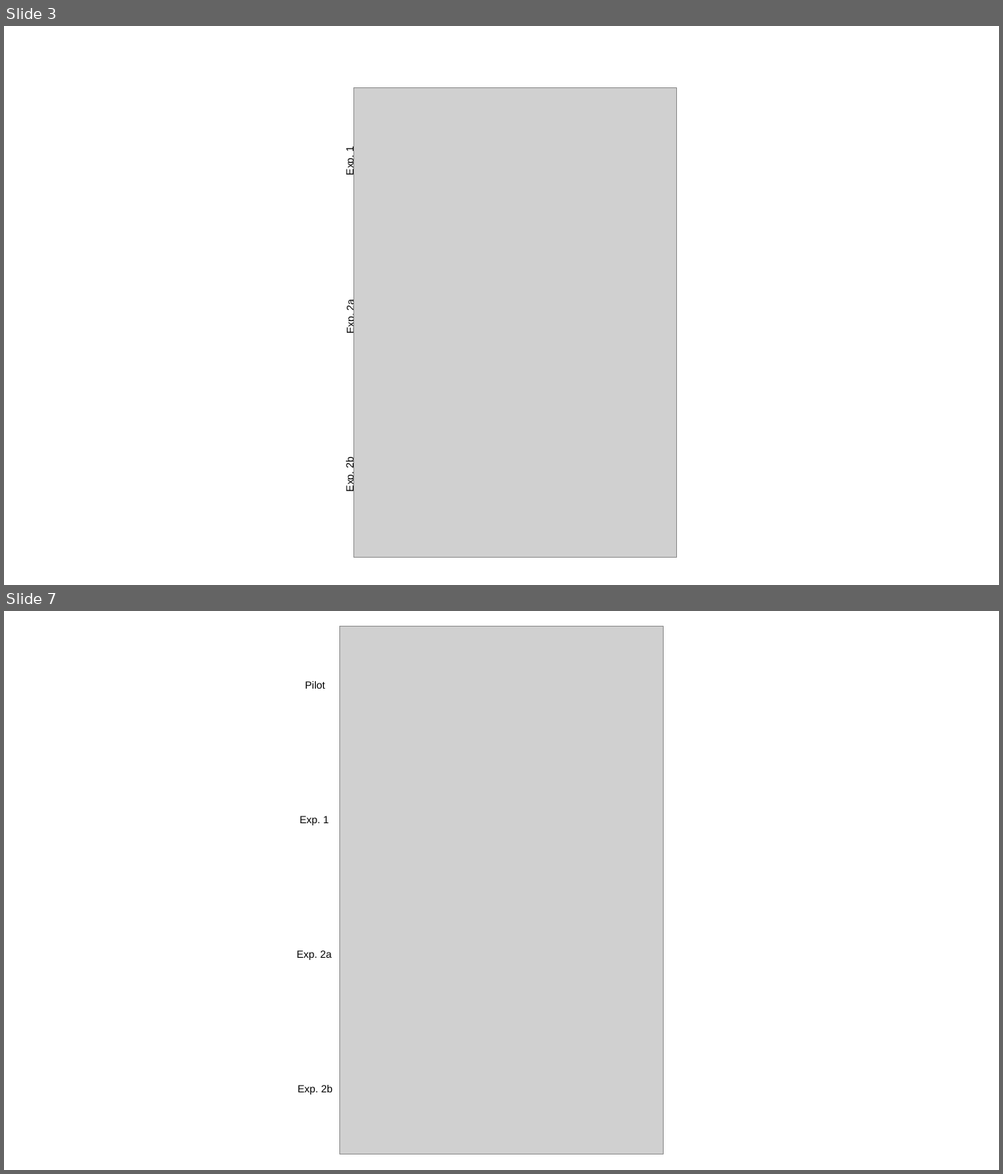
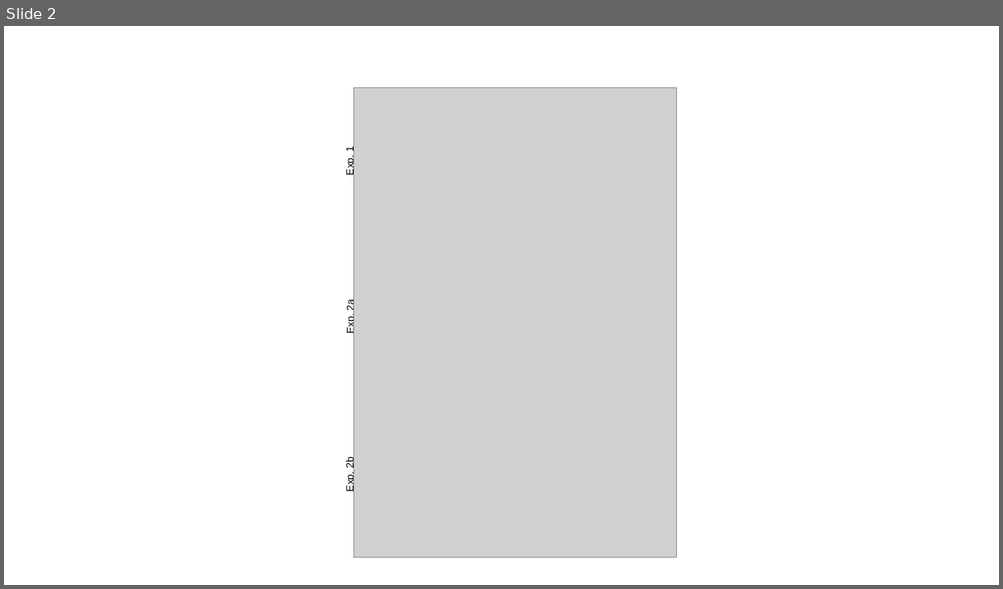
Before and after one commit to JAQuent/schemaVR, a slide deck: paper/figures/paper/add_side_label.pptx. Shown one above the other, each under a label of ours: slides 3 and 7 before the commit, slide 2 after it; the slides between them are not shown. The pictures are 1003x1174 and 1003x589 pixels, drawn with LibreOffice and Linux fonts; fonts in the diff are those of the drawing; grey boxes stand for pictures. Boxes give left, top, right and bottom in pixels: in the first picture for what was removed or moved away, otherwise in the second. Text is boxed around its words. In the diff, an @@ line names an element or a change of style, - is before the commit and + after.

```diff
--- a/paper/figures/paper/add_side_label.pptx
+++ b/paper/figures/paper/add_side_label.pptx
@@ slide 7 removed at (4, 611, 999, 1170), background #FFFFFF @@
@@ picture removed at (340, 627, 663, 1155) @@
@@ text removed at (305, 681, 325, 689) @@
-Pilot
@@ text removed at (299, 816, 329, 826) @@
-Exp. 1
@@ text removed at (296, 951, 332, 960) @@
-Exp. 2a
@@ text removed at (298, 1085, 333, 1095) @@
-Exp. 2b
@@ what was slide 3 is now slide 2 @@
```
Also in this commit, not shown: 1 slide changed, 4 other slides removed, 16 other files.
